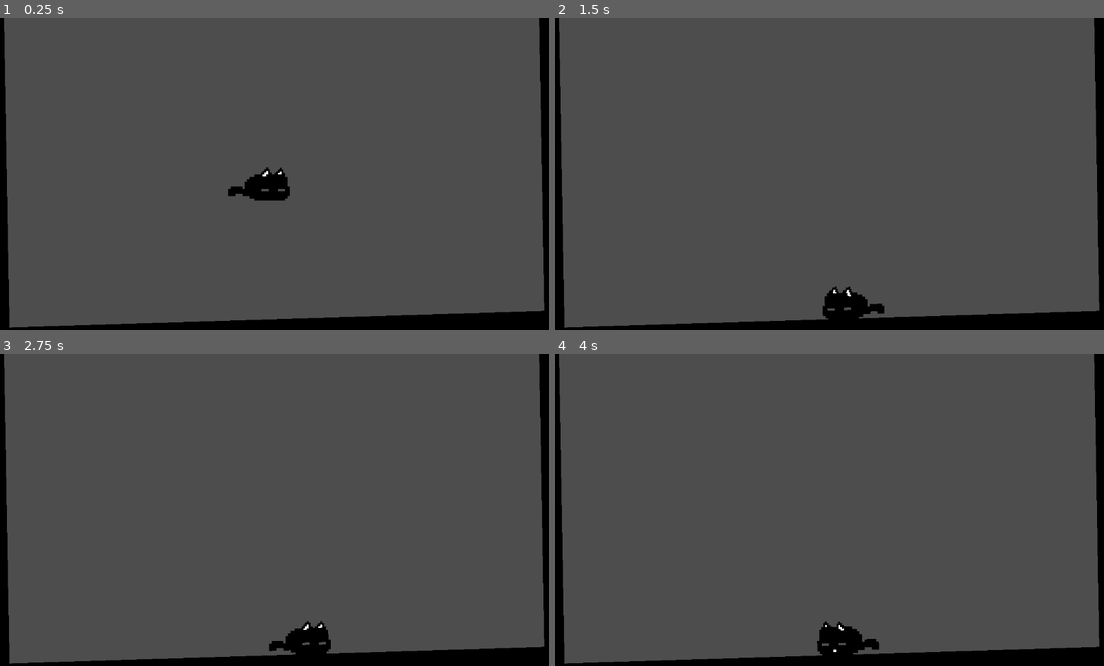
Above: before the commit, frames 1-4 (two rows, left to right).
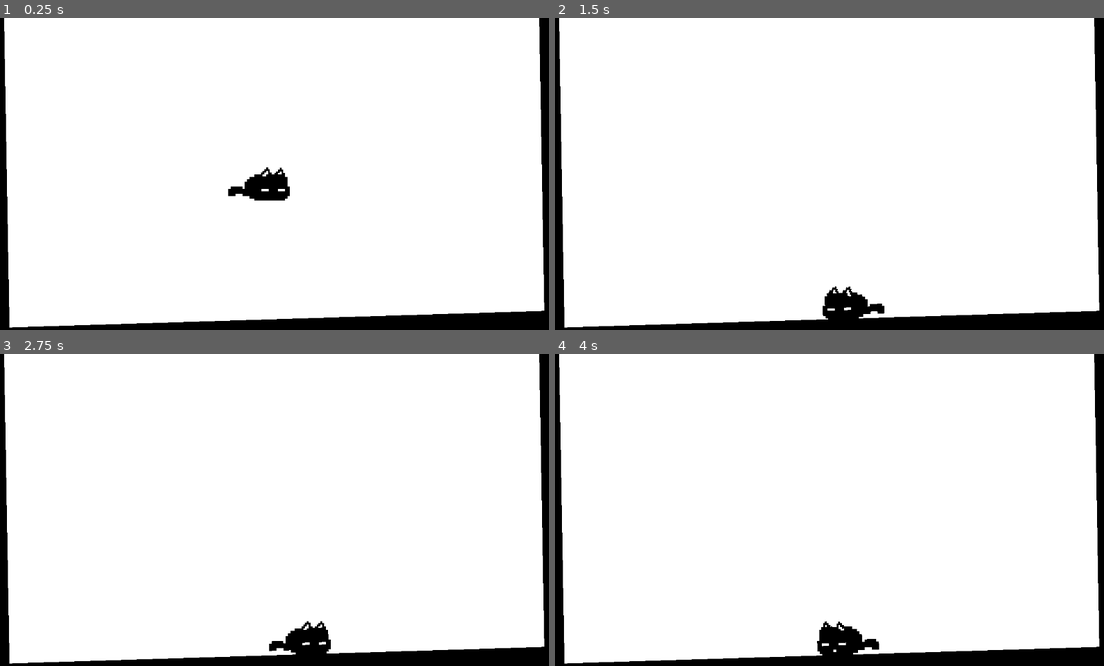
Above: after the commit, the same moments.

Repository: VeeronTen/meow
Game: Godot game, scene res://main.tscn
Same seed, same stepped clock (60 frames per second), same inputs: the game is played once before the commit and once after it. Sound files missing from this copy of the repository are replaced by a short silence.
Inputs:
- Up to frame 1 (0.25 s): no input
- Up to frame 2 (1.5 s): hold Right (ui_right) 0.53-1.28 s; tap Space (ui_select) at 0.77 s; hold Left (ui_left) from 1.28 s (still down)
- Up to frame 3 (2.75 s): tap Space (ui_select) at 1.52 s; release Left (ui_left) at 2.03 s; hold Right (ui_right) from 2.03 s (still down)
- Up to frame 4 (4 s): tap Enter at 2.75 s; tap Space (ui_select) at 3.02, 3.77 s; release Right (ui_right) at 3.53 s; hold Left (ui_left) from 3.53 s (still down)

The runs differ from the first frame. In frame 1, 94% of the frame differs, in the area x 0-100%, y 0-100%; in frame 2, 93%; in frame 3, 93%; in frame 4, 93%.

Commit message:
white background

Diff:
--- a/main.tscn
+++ b/main.tscn
@@ -6,6 +6,14 @@
 
 [node name="Main" type="Node2D"]
 script = ExtResource("1_0xm2m")
+
+[node name="ColorRect" type="ColorRect" parent="."]
+z_index = -2
+offset_left = -1532.0
+offset_top = -1644.0
+offset_right = -1492.0
+offset_bottom = -1604.0
+scale = Vector2(100, 100)
 
 [node name="Cat" parent="." instance=ExtResource("2_h2yge")]
 position = Vector2(560, 277)
